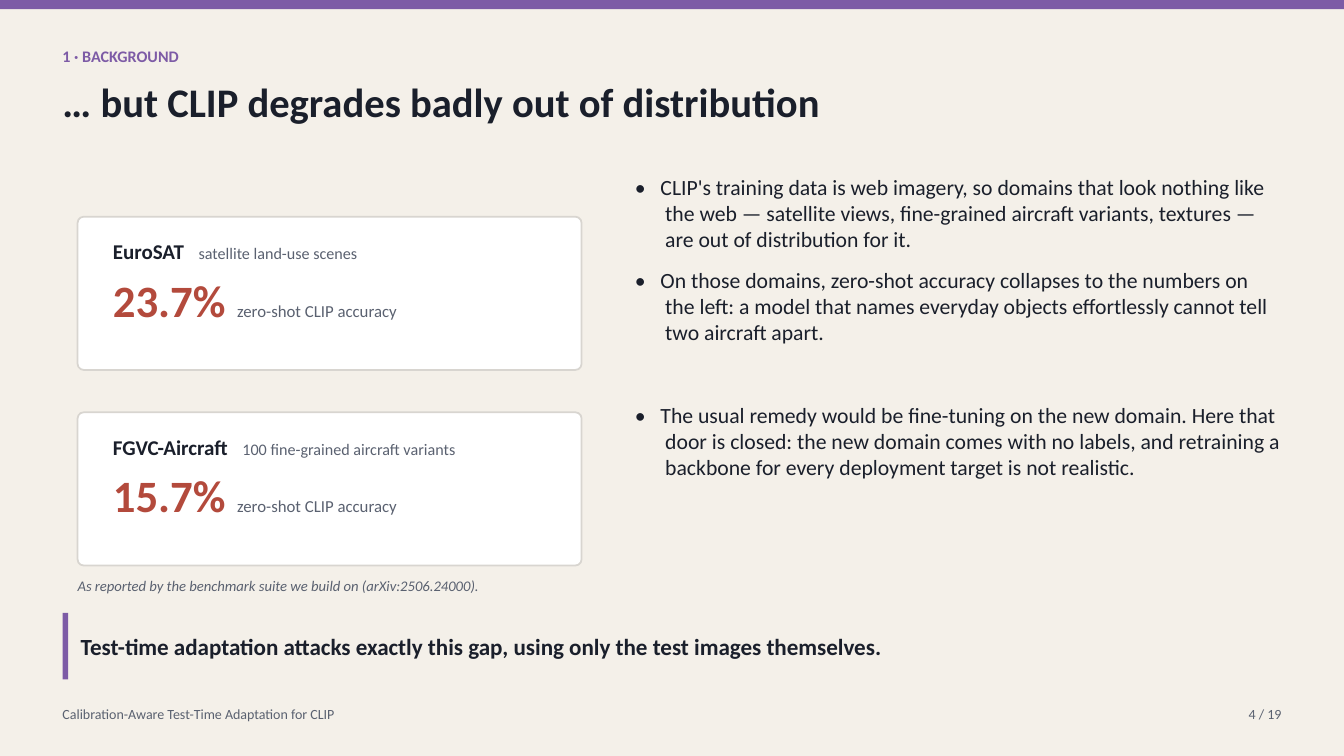
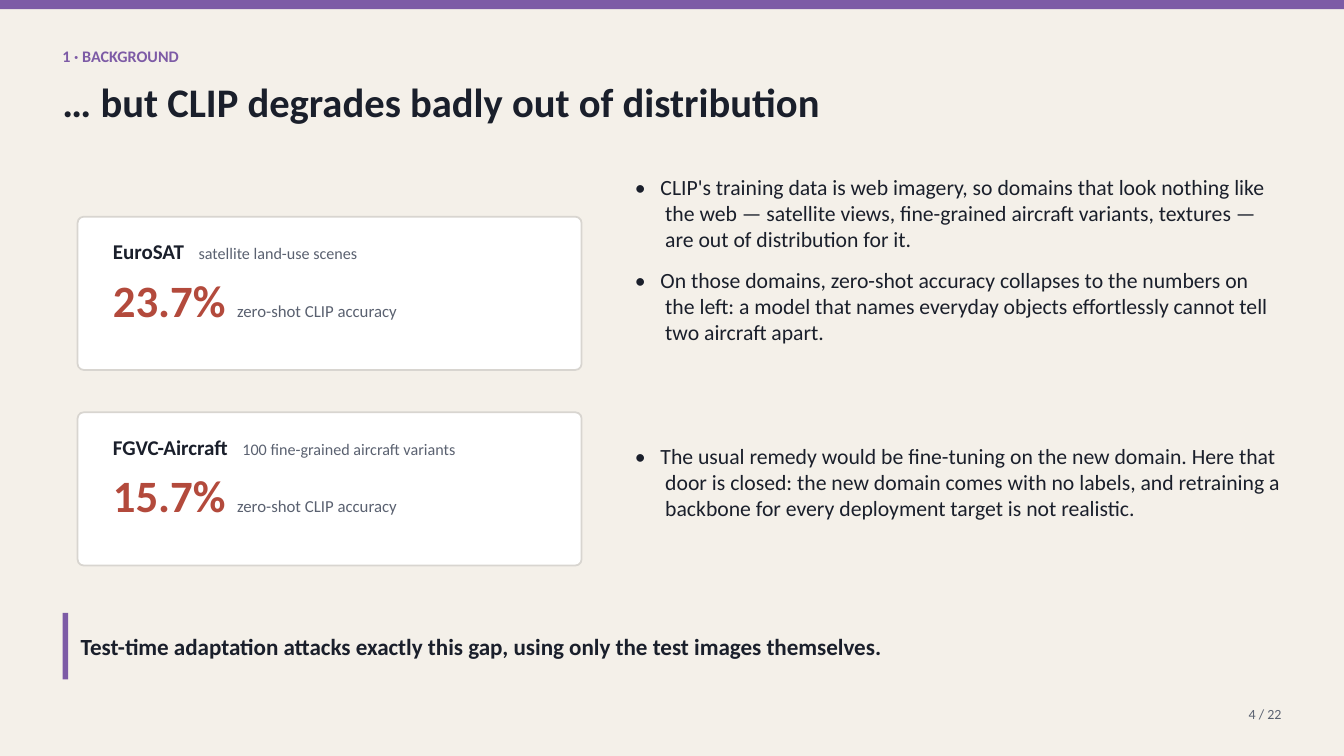
Before and after one commit to macwave12/deep_project_calibration_aware_tta, a slide deck: slide 4 of presentation/calibration_aware_tta.pptx. Drawn at 1344x756 pixels with LibreOffice and Linux fonts; fonts in the diff are those of the drawing. Boxes give left, top, right and bottom in pixels: in the first picture for what was removed or moved away, otherwise in the second. Text is boxed around its words. In the diff, an @@ line names an element or a change of style, - is before the commit and + after.

```diff
--- a/presentation/calibration_aware_tta.pptx
+++ b/presentation/calibration_aware_tta.pptx
@@ text "• CLIP's training data is ..." rewrapped from <box>660,180,1279,479</box> to <box>660,180,1279,520</box> @@
@@ text removed at <box>78,580,479,594</box> @@
-As reported by the benchmark suite we build on (arXiv:2506.24000).
@@ text removed at <box>62,709,334,721</box> @@
-Calibration-Aware Test-Time Adaptation for CLIP
@@ text at <box>1249,710,1281,719</box>: text changed @@
-4 / 19
+4 / 22
```
Also in this commit, not shown: 10 other slides changed, 10 slides added, 7 slides removed.
